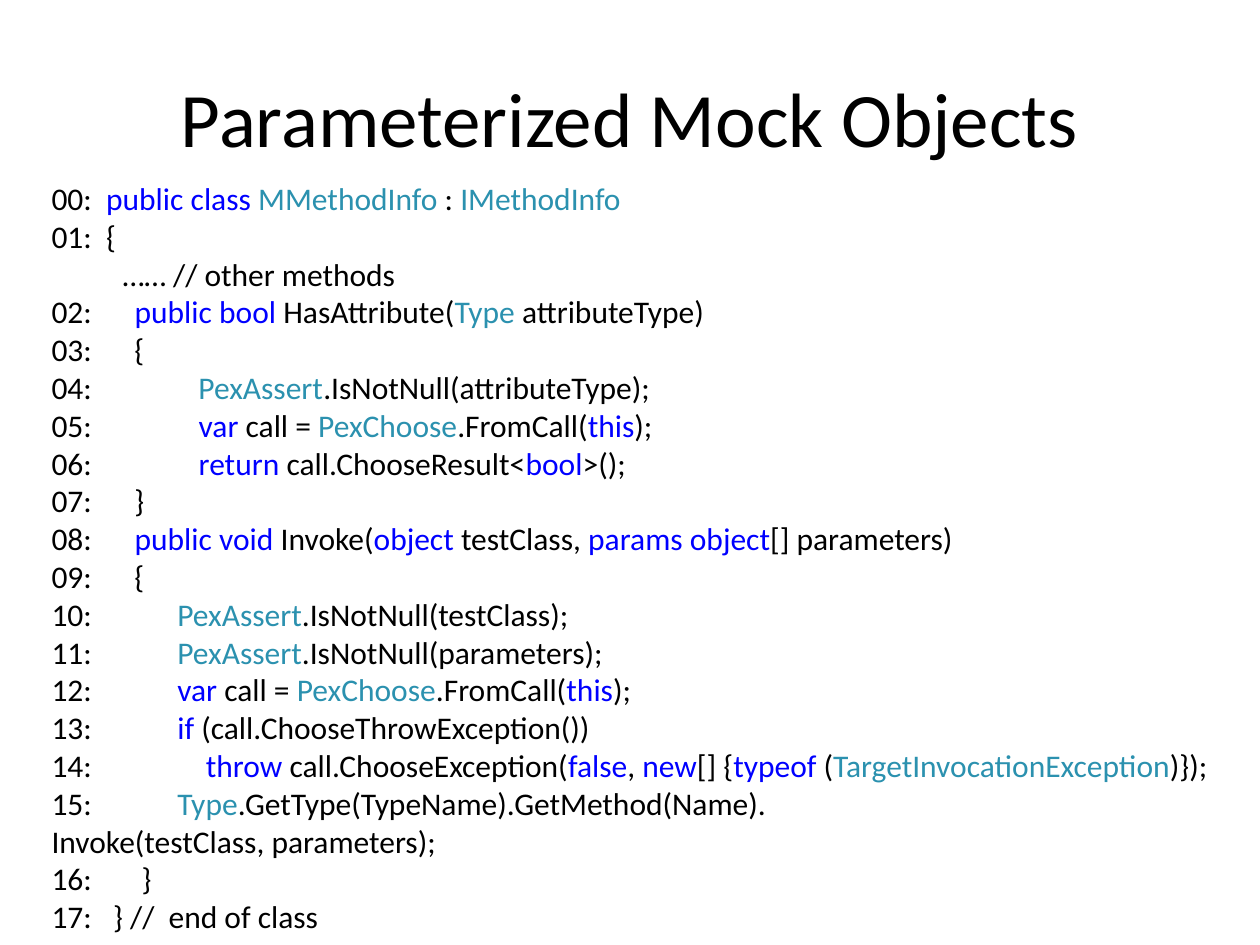
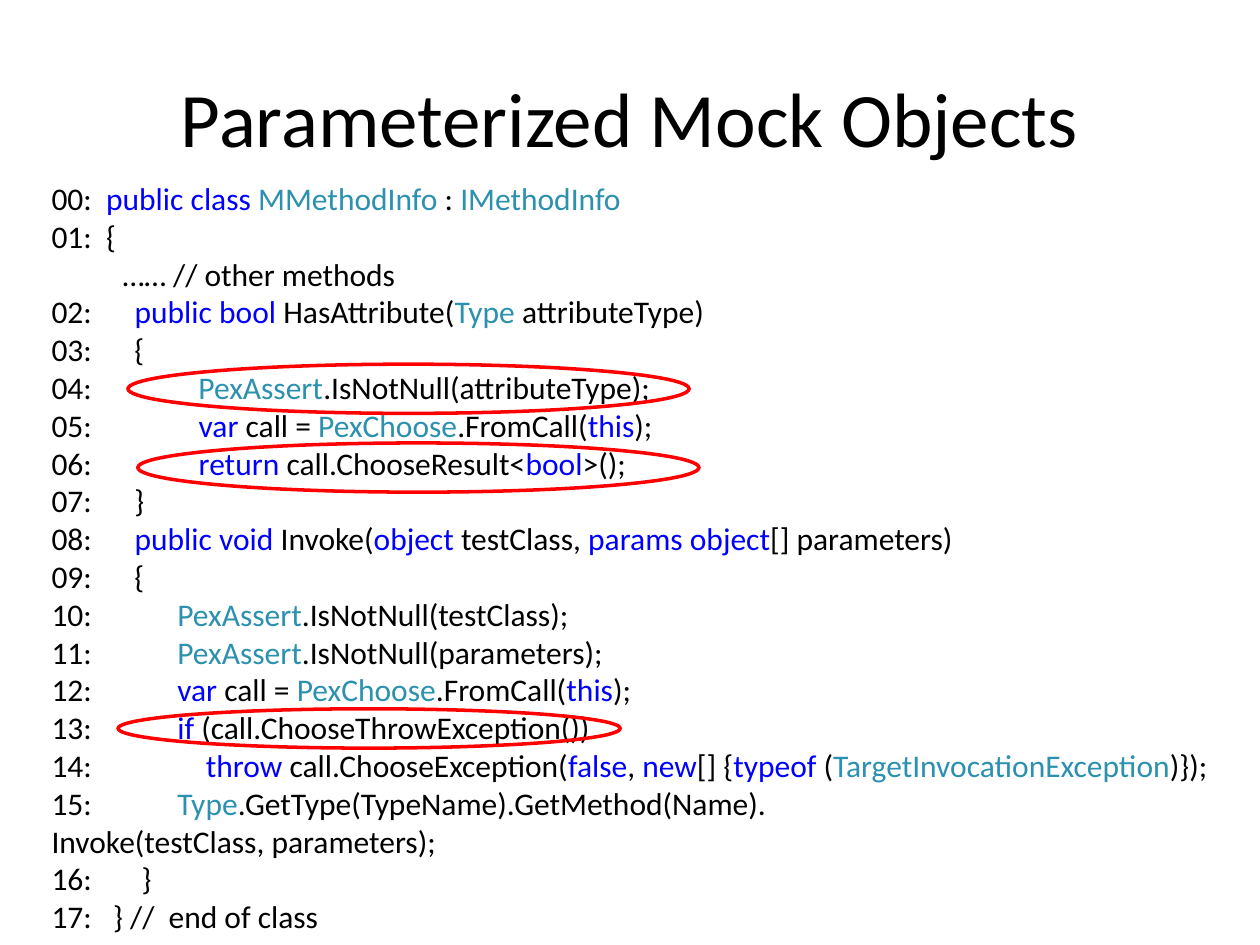
Before and after one commit to mentaman/cspat, a slide deck: slide 9 of xunit/report/Testing.ppt (slide 8 before the commit). Drawn at 1260x945 pixels with LibreOffice and Linux fonts; fonts in the diff are those of the drawing. Boxes give left, top, right and bottom in pixels: in the first picture for what was removed or moved away, otherwise in the second. Text is boxed around its words. In the diff, an @@ line names an element or a change of style, - is before the commit and + after.

```diff
--- a/xunit/report/Testing.ppt
+++ b/xunit/report/Testing.ppt
@@ ellipse added at bbox=[129, 364, 689, 413], outline #FF0000 2.01 pt @@
@@ ellipse added at bbox=[137, 444, 698, 493], outline #FF0000 2.01 pt @@
@@ ellipse added at bbox=[118, 709, 620, 748], outline #FF0000 2.01 pt @@
```
Also in this commit, not shown: 1 slide added.
